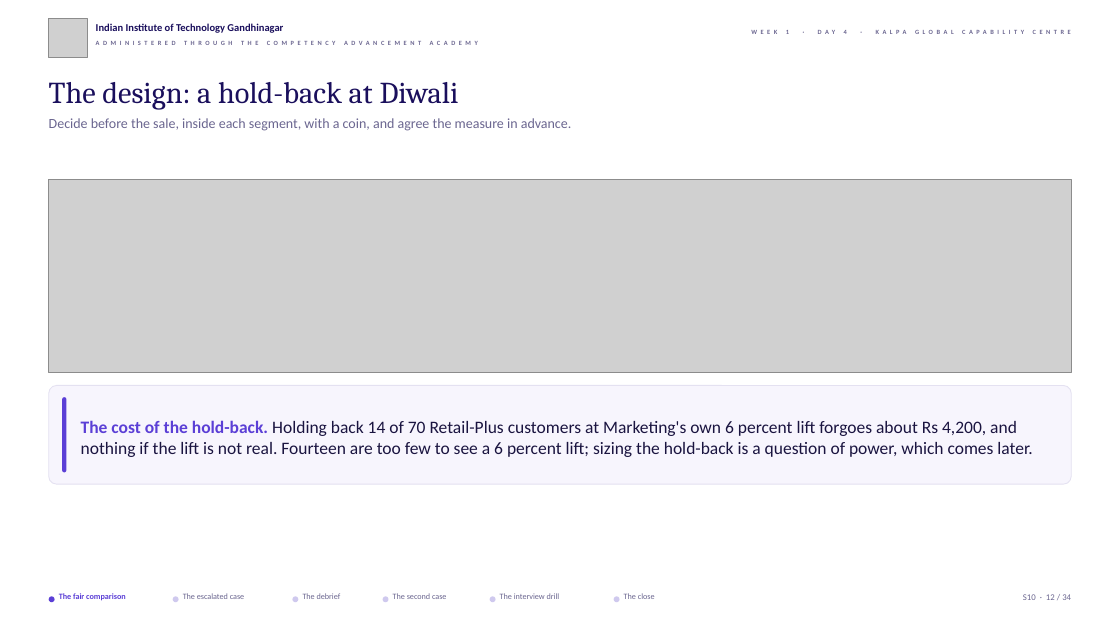
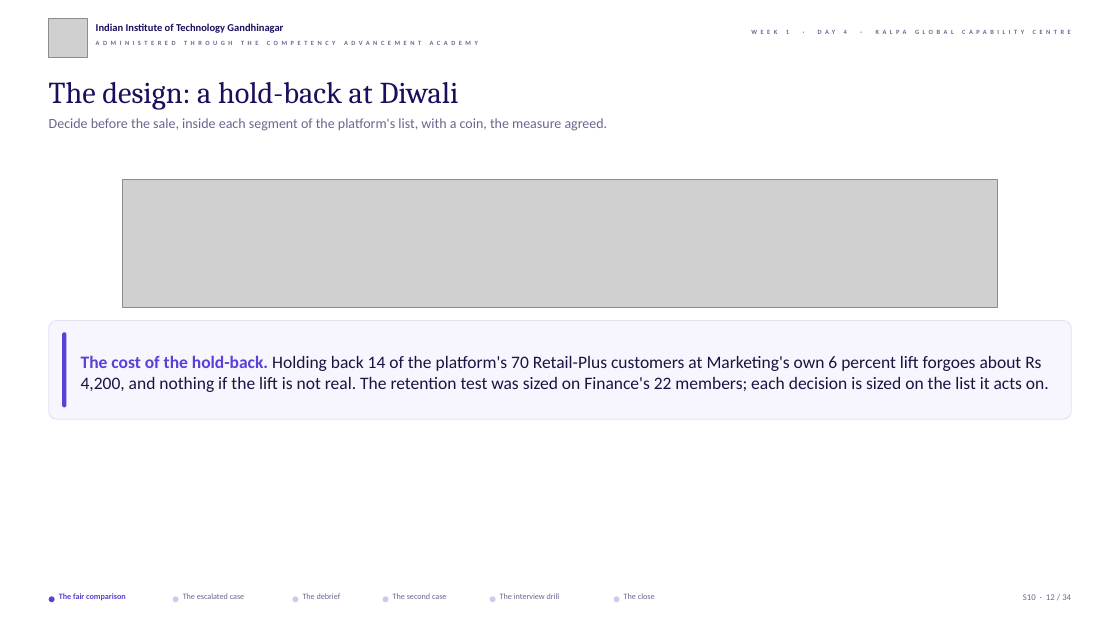
Before and after one commit to fde-academy-lab/c2-content-factory, a slide deck: slide 12 of content/W01/D4/slides/C2_W01_D04_half2_STUDENT.pptx. Drawn at 1120x630 pixels with LibreOffice and Linux fonts; fonts in the diff are those of the drawing; grey boxes stand for pictures; background and template pictures are left out. Boxes give left, top, right and bottom in pixels: in the first picture for what was removed or moved away, otherwise in the second. Text is boxed around its words. In the diff, an @@ line names an element or a change of style, - is before the commit and + after.

```diff
--- a/content/W01/D4/slides/C2_W01_D04_half2_STUDENT.pptx
+++ b/content/W01/D4/slides/C2_W01_D04_half2_STUDENT.pptx
@@ text at (49, 118, 608, 131): text changed @@
-Decide before the sale, inside each segment, with a coin, and agree the measure in advance.
+Decide before the sale, inside each segment of the platform's list, with a coin, the measure agreed.
@@ picture: place and size @@
-picture at (49, 180, 1071, 372)
+picture at (123, 180, 997, 308)
@@ rounded rectangle: place and size @@
-rounded rectangle at (49, 386, 1071, 485)
+rounded rectangle at (49, 321, 1071, 420)
@@ rounded rectangle: place and size @@
-rounded rectangle at (62, 397, 66, 473)
+rounded rectangle at (62, 333, 66, 408)
@@ text at (81, 355, 1049, 392): text changed @@
-The cost of the hold-back. Holding back 14 of 70 Retail-Plus customers at Marketing's own 6 percent lift forgoes about Rs 4,200, and nothing if the lift is not real. Fourteen are too few to see a 6 percent lift; sizing the hold-back is a question of power, which comes later.
+The cost of the hold-back. Holding back 14 of the platform's 70 Retail-Plus customers at Marketing's own 6 percent lift forgoes about Rs 4,200, and nothing if the lift is not real. The retention test was sized on Finance's 22 members; each decision is sized on the list it acts on.
```
Also in this commit, not shown: 29 other slides changed, 4 other files.
